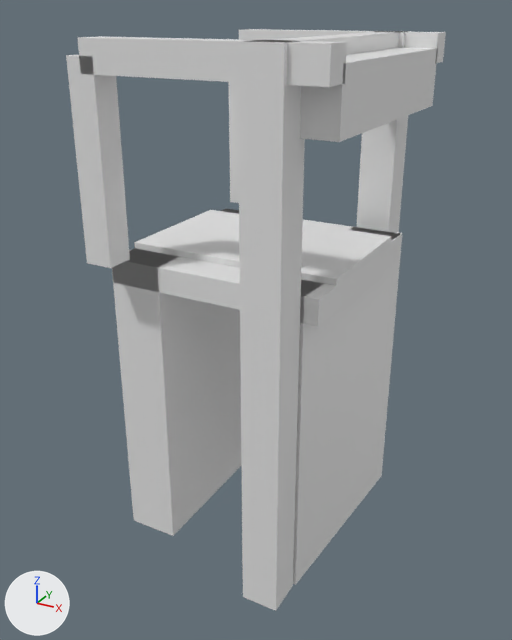
Renders of the glTF model models/meteren/meteren-brug-620549b0/meteren-brug-620549b0.glb from each side of a commit.
Rendered twice from a camera (50 mm lens) standing at (10.6, -19.82, 7.35) and looking at (-0.03, -0.49, -2.31). The axes (+X, +Y, +Z) are drawn at lower left. The lights are the same throughout. The older version comes first.

Names of what the first picture shows: 'building:balans', 'building:balans 2', 'building:contragewicht', 'building:hamei', 'building:hamei 2', 'building:hangstang', 'building:hangstang 2', 'building:portaal', 'road:dek', 'road:landhoofd (aangenomen)', 'road:landhoofd (aangenomen) 2', 'road:rijbaan lokale weg'.
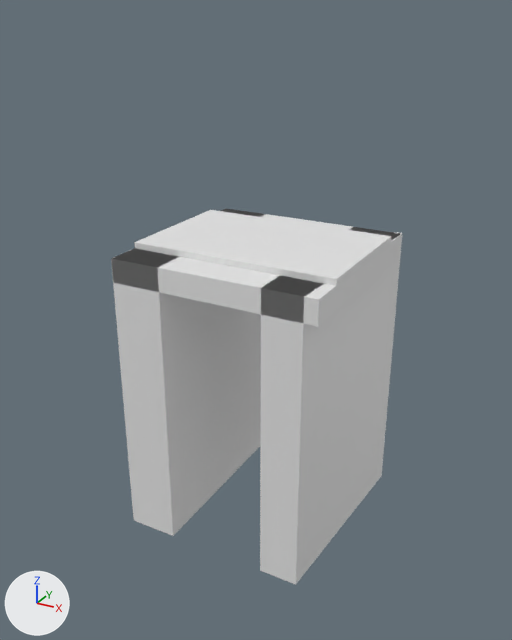
Location of each change, (x1, y1, x2, y2) in pixels of the pictures (512 x 640 px):
```json
{"object": "building:hamei 2", "change": "deleted", "before": [237, 40, 305, 611]}
{"object": "building:hangstang 2", "change": "deleted", "before": [66, 55, 130, 268]}
{"object": "building:contragewicht", "change": "deleted", "before": [300, 48, 438, 142]}
{"object": "building:balans 2", "change": "deleted", "before": [77, 36, 347, 87]}
{"object": "building:hamei", "change": "deleted", "before": [356, 31, 415, 233]}
{"object": "building:balans", "change": "deleted", "before": [239, 29, 446, 63]}
{"object": "building:portaal", "change": "deleted", "before": [260, 32, 399, 55]}
{"object": "building:hangstang", "change": "deleted", "before": [229, 82, 239, 203]}
```

The change, as JSON lines over the scene's bpy script:
```json
{"op": "remove", "block": "ob_building_hamei", "code": ["ob_building_hamei = bpy.data.objects.new('building:hamei', me_hamei)", "ob_building_hamei.location = (0.0, 0.0, 0.0)"]}
{"op": "remove", "block": "ob_building_hamei_2", "code": ["ob_building_hamei_2 = bpy.data.objects.new('building:hamei 2', me_hamei_2)", "ob_building_hamei_2.location = (0.0, 0.0, 0.0)"]}
{"op": "remove", "block": "ob_building_portaal", "code": ["ob_building_portaal = bpy.data.objects.new('building:portaal', me_portaal)", "ob_building_portaal.location = (0.0, 0.0, 0.0)"]}
{"op": "remove", "block": "ob_building_balans", "code": ["ob_building_balans = bpy.data.objects.new('building:balans', me_balans)", "ob_building_balans.location = (0.0, 0.0, 0.0)"]}
{"op": "remove", "block": "ob_building_hangstang", "code": ["ob_building_hangstang = bpy.data.objects.new('building:hangstang', me_hangstang)", "ob_building_hangstang.location = (0.0, 0.0, 0.0)"]}
{"op": "remove", "block": "ob_building_balans_2", "code": ["ob_building_balans_2 = bpy.data.objects.new('building:balans 2', me_balans_2)", "ob_building_balans_2.location = (0.0, 0.0, 0.0)"]}
{"op": "remove", "block": "ob_building_hangstang_2", "code": ["ob_building_hangstang_2 = bpy.data.objects.new('building:hangstang 2', me_hangstang_2)", "ob_building_hangstang_2.location = (0.0, 0.0, 0.0)"]}
{"op": "remove", "block": "ob_building_contragewicht", "code": ["ob_building_contragewicht = bpy.data.objects.new('building:contragewicht', me_contragewicht)", "ob_building_contragewicht.location = (0.0, 0.0, 0.0)"]}
```
